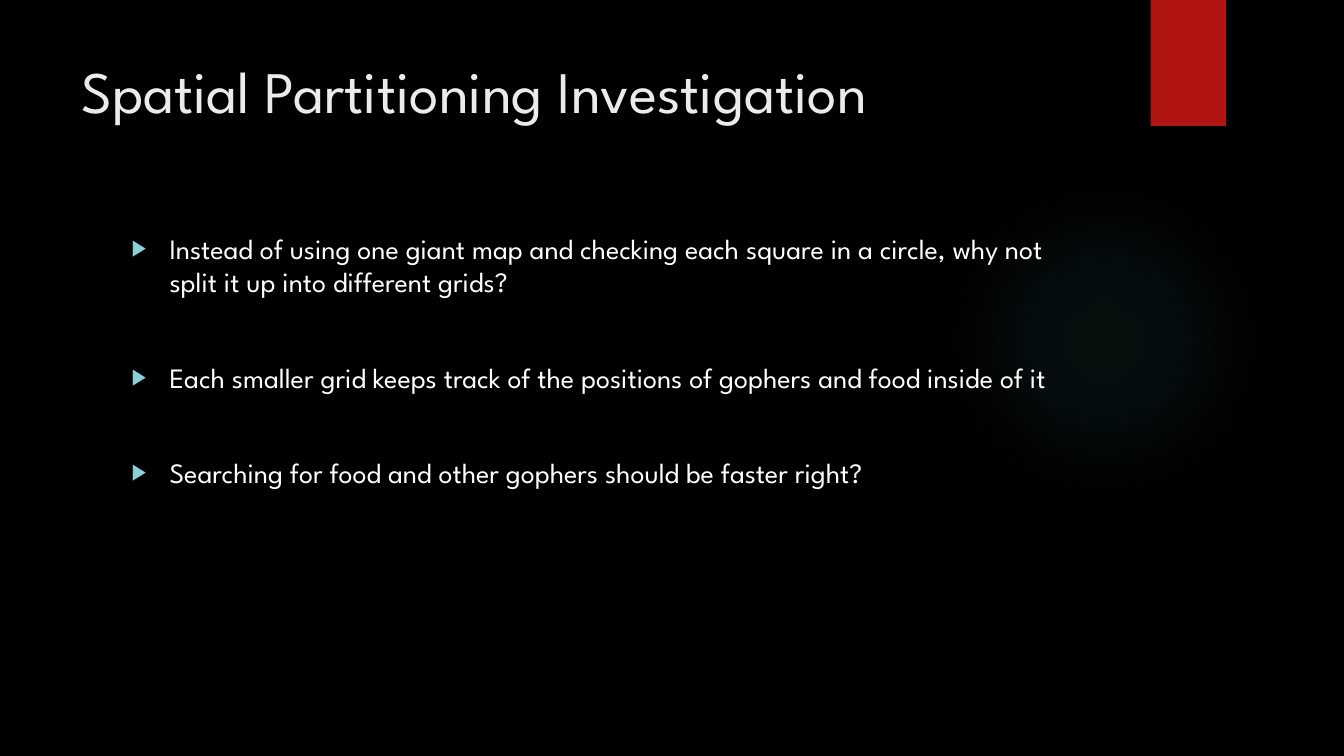
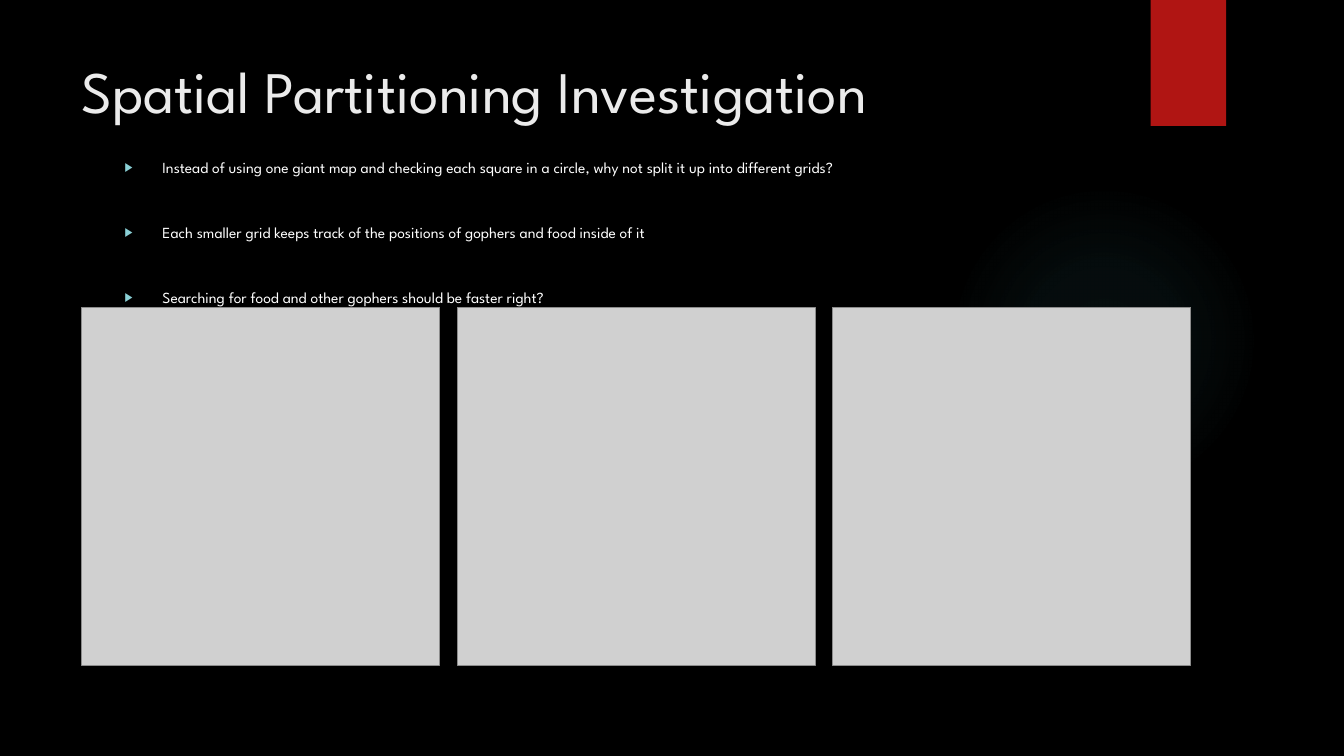
Before and after one commit to jaminologist/GopherLife, a slide deck: slide 34 of GopherLife.pptx (slide 35 before the commit). Drawn at 1344x756 pixels with LibreOffice and Linux fonts; fonts in the diff are those of the drawing; grey boxes stand for pictures; background and template pictures are left out. Boxes give left, top, right and bottom in pixels: in the first picture for what was removed or moved away, otherwise in the second. Text is boxed around its words. In the diff, an @@ line names an element or a change of style, - is before the commit and + after.

```diff
--- a/GopherLife.pptx
+++ b/GopherLife.pptx
@@ text "Instead of using one giant ...": place and size @@
-text "Instead of using one giant ..." at (170, 239, 1045, 489)
+text "Instead of using one giant ..." at (162, 162, 833, 308)
@@ text "Instead of using one giant ..." at (162, 162, 833, 308): size 20 to 11 pt @@
@@ picture added at (82, 308, 440, 665) @@
@@ picture added at (458, 308, 816, 665) @@
@@ picture added at (833, 308, 1191, 665) @@
```
Also in this commit, not shown: 6 other slides changed, 14 slides added, 9 slides removed, 9 other files.
